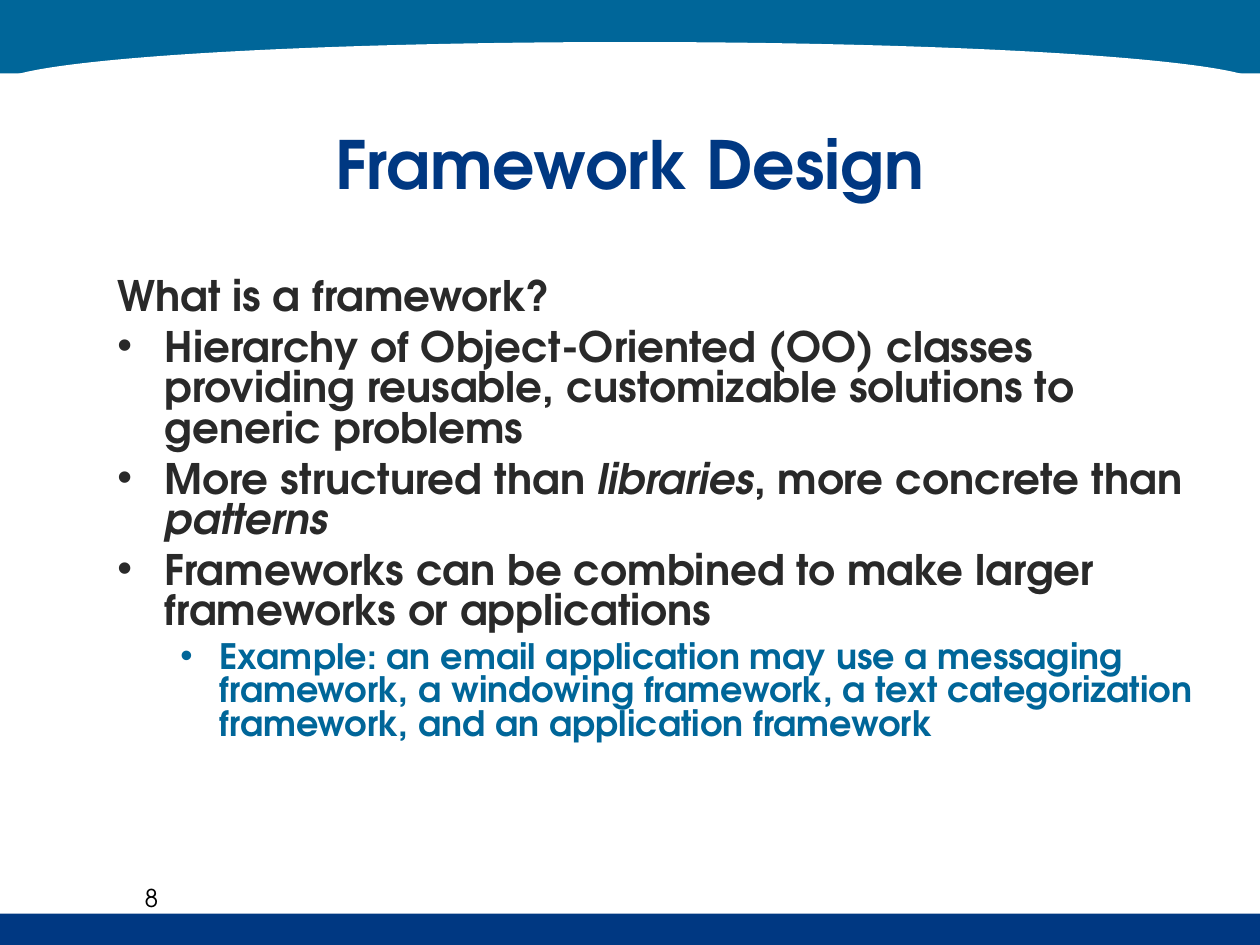
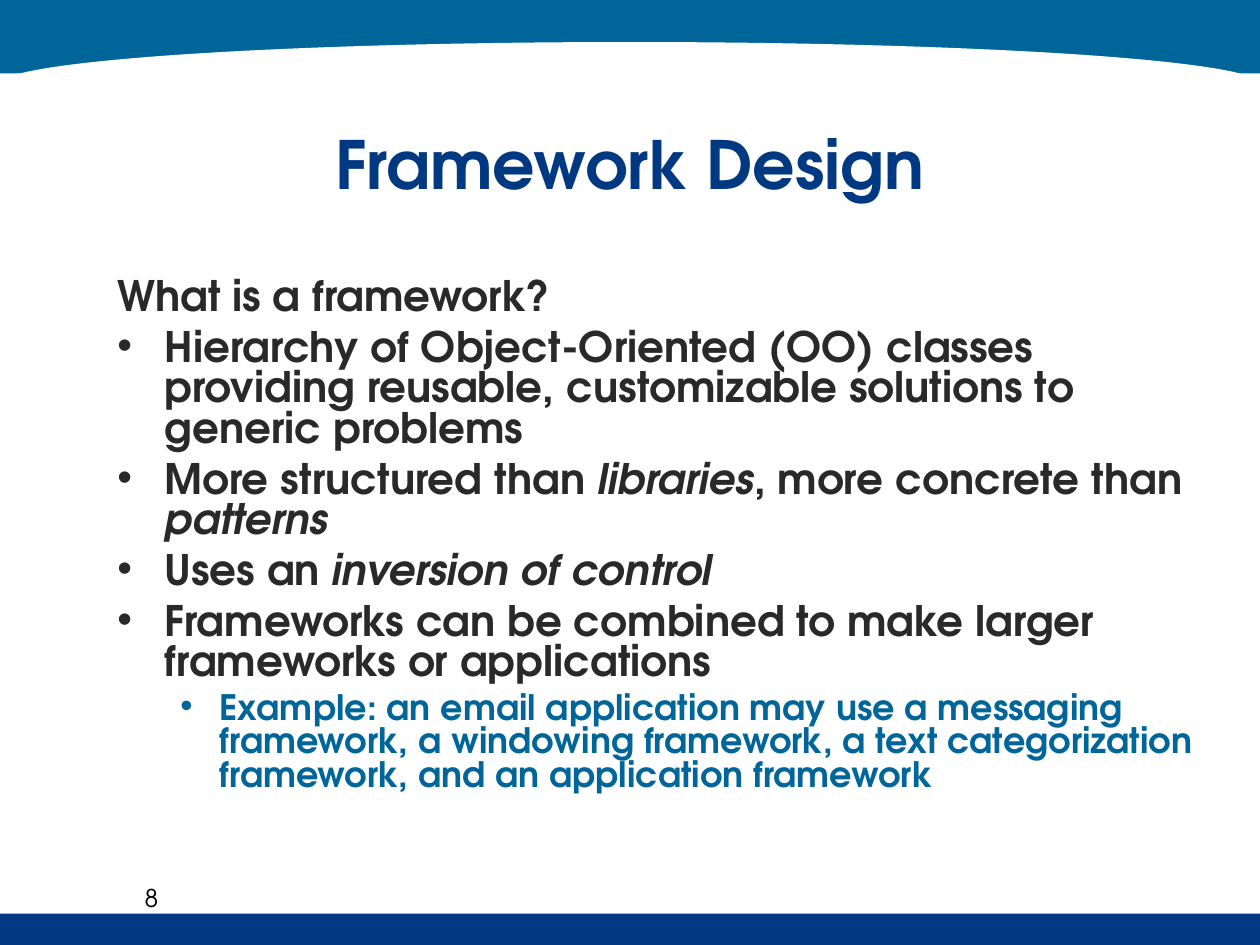
Before and after one commit to kenahoo/tcframe, a slide deck: slide 8 of doc/Thesis Seminar.ppt. Drawn at 1260x945 pixels with LibreOffice and Linux fonts; fonts in the diff are those of the drawing; background and template pictures are left out. Boxes give left, top, right and bottom in pixels: in the first picture for what was removed or moved away, otherwise in the second. Text is boxed around its words. In the diff, an @@ line names an element or a change of style, - is before the commit and + after.

```diff
--- a/doc/Thesis Seminar.ppt
+++ b/doc/Thesis Seminar.ppt
@@ text at (165, 539, 712, 586): paragraph added @@
+• Uses an inversion of control
```
Also in this commit, not shown: 7 other slides changed.
